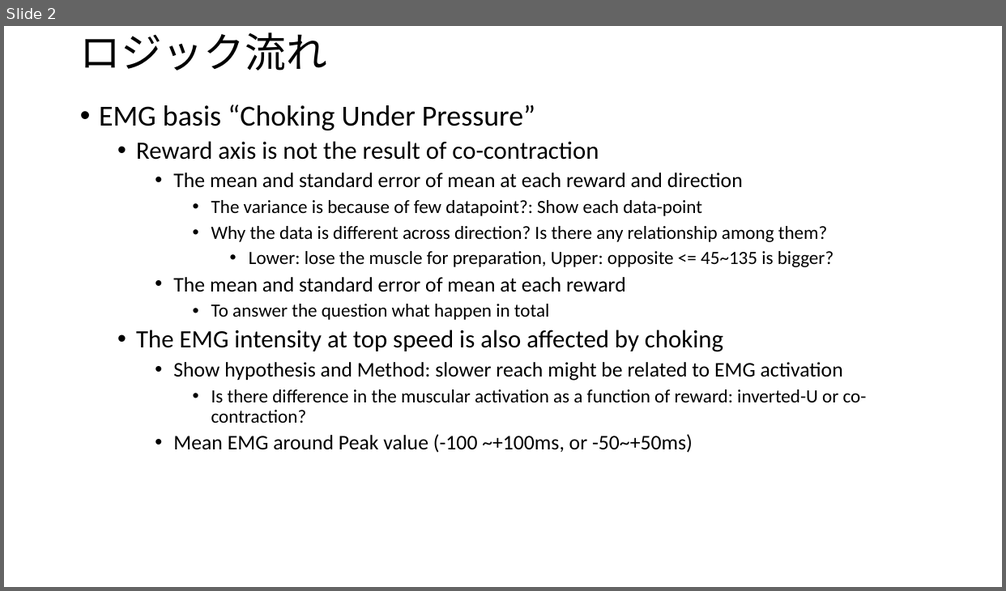
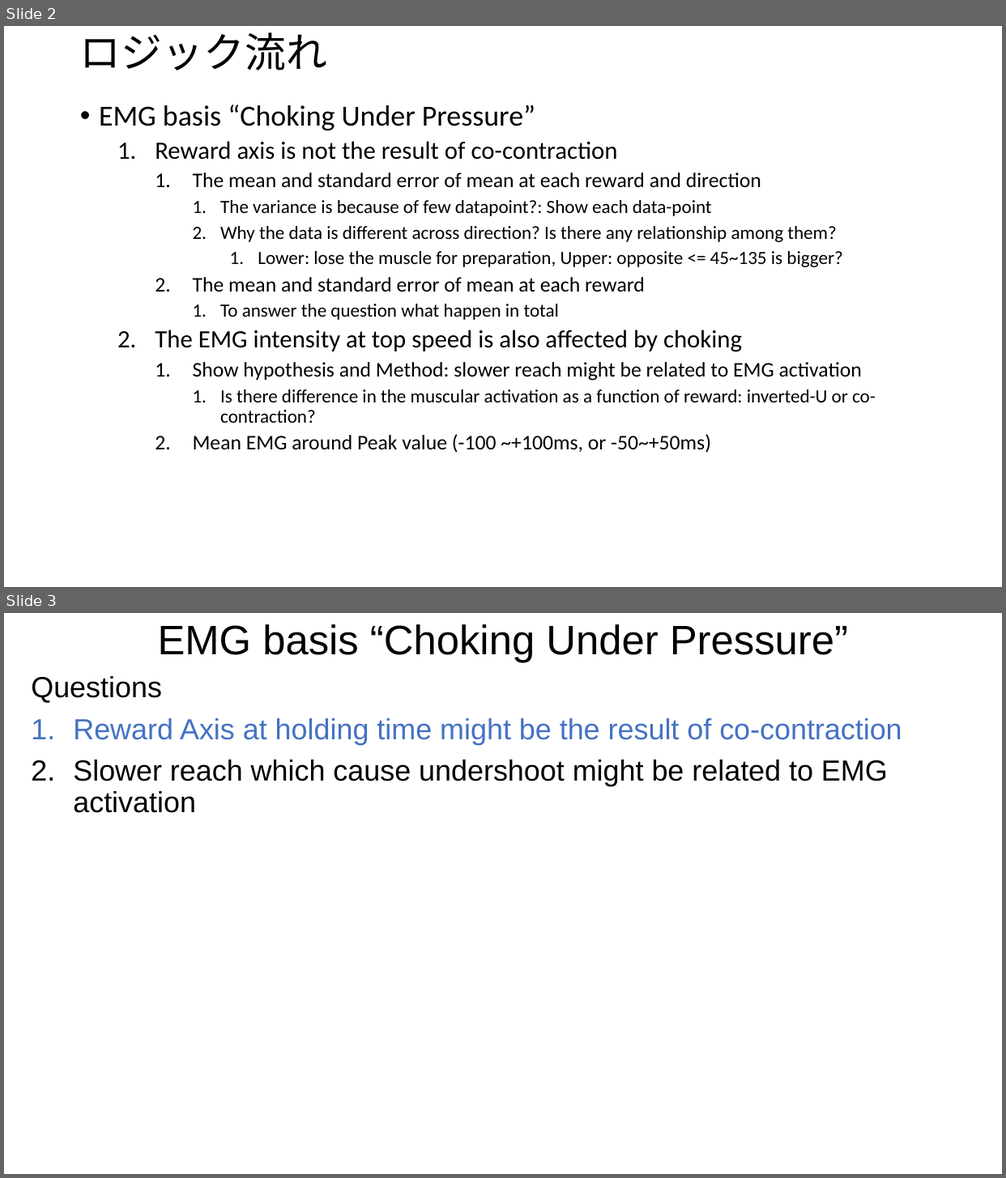
Before and after one commit to Hiroo-Miyata/chase-lab, a slide deck: report/20220902.pptx. Shown one above the other, each under a label of ours: slide 2 before the commit, slides 2 and 3 after it. The pictures are 1006x591 and 1006x1178 pixels, drawn with LibreOffice and Linux fonts; fonts in the diff are those of the drawing. Boxes give left, top, right and bottom in pixels: in the first picture for what was removed or moved away, otherwise in the second. Text is boxed around its words. In the diff, an @@ line names an element or a change of style, - is before the commit and + after.

```diff
--- a/report/20220902.pptx
+++ b/report/20220902.pptx
@@ slide 3 added at (4,613,1002,1174), background #FFFFFF @@
@@ title added at (158,624,848,663), 39.6 pt, text #000000 @@
+EMG basis “Choking Under Pressure”
@@ text added at (31,676,901,813), 28 pt, text #000000 @@
+Questions
+1. Reward Axis at holding time might be the result of co-contraction
+2. Slower reach which cause undershoot might be related to EMG activation
@@ slide 2 changed as well @@
@@ text at (155,141,876,453): bullet • to 1. @@
```
Also in this commit, not shown: 1 other slide changed, 7 other slides added, 14 other files.
